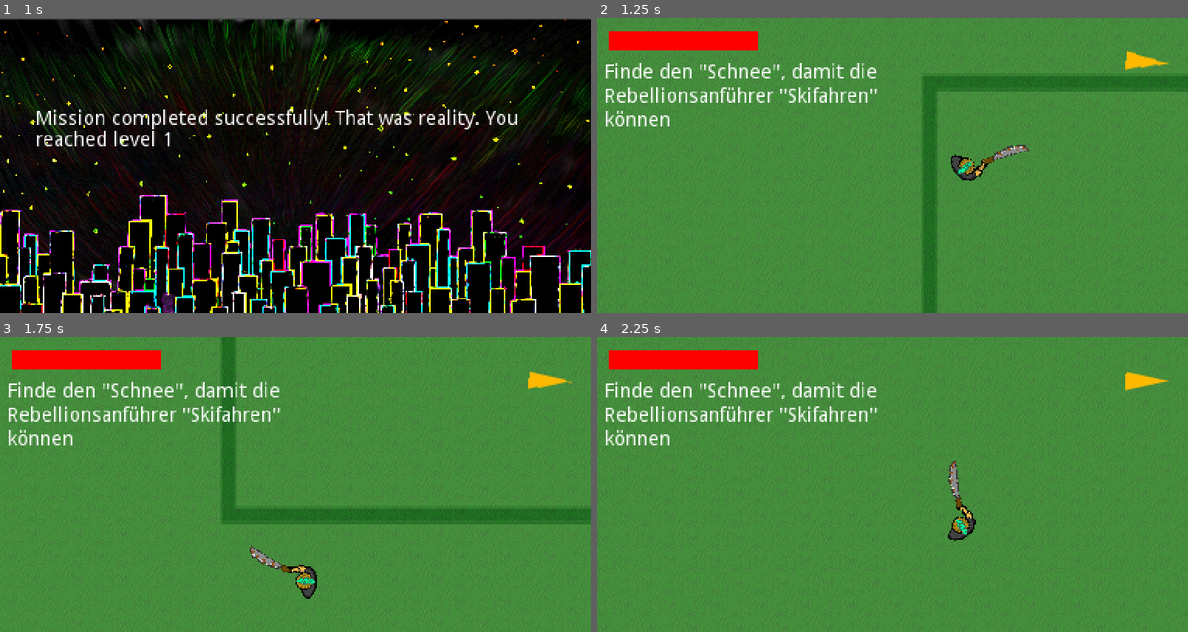
Above: before the commit, frames 1-4 (two rows, left to right).
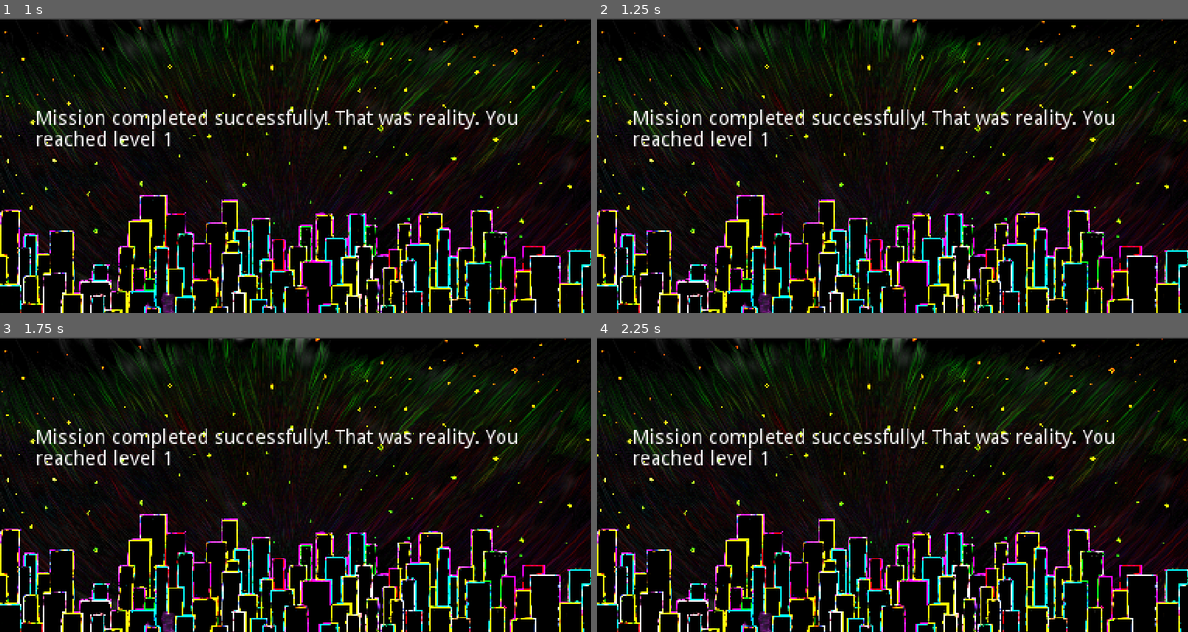
Above: after the commit, the same moments.

Repository: Phantonia/gamejam-2022
Game: Godot game, scene res://gameOver.tscn
The game is run twice, just before and just after one commit, with the same random seed, the same clock (stepped at 60 frames per second) and the same inputs. This scene is started directly instead of the project's main scene.
Inputs (mouse positions are in pixels of both pictures, inside the frame that each line leads up to):
- Up to frame 1 (1 s): tap Enter at 0.5 s; move the mouse to (425, 150) at 0.52 s; hold D from 0.53 s (still down); click (425, 150) at 0.67 s; tap Space (ui_select) at 0.77 s
- Up to frame 2 (1.25 s): keep holding D
- Up to frame 3 (1.75 s): move the mouse to (177, 499) at 1.27 s; release D at 1.28 s; hold S from 1.28 s (still down); tap Space (ui_select) at 1.52 s
- Up to frame 4 (2.25 s): move the mouse to (951, 419) at 2.02 s; release S at 2.03 s; hold D from 2.03 s (still down)

Frame 1 is identical in both runs. In frame 2, 100% of the frame differs, in the area x 0-100%, y 0-100%; in frame 3, 100%; in frame 4, 100%.

Commit message:
add party never ends

Diff:
--- a/gameOver.gd
+++ b/gameOver.gd
@@ -24,6 +24,6 @@
 	$label.text = msg
 
 func _input(event):
-	if event is InputEventKey:
+	if false and event is InputEventKey:
 		yield(get_tree().create_timer(.5), "timeout")
 		get_tree().change_scene("res://game.tscn")
--- a/gameOver.tscn
+++ b/gameOver.tscn
@@ -1,7 +1,8 @@
-[gd_scene load_steps=3 format=2]
+[gd_scene load_steps=4 format=2]
 
 [ext_resource path="res://assets/background_game_over.png" type="Texture" id=1]
 [ext_resource path="res://gameOver.gd" type="Script" id=2]
+[ext_resource path="res://PartyNeverStops.mp3" type="AudioStream" id=3]
 
 [node name="gameOver" type="Node2D"]
 script = ExtResource( 2 )
@@ -17,3 +18,7 @@
 margin_right = 405.0
 margin_bottom = 498.0
 text = "Mission failed..."
+
+[node name="AudioStreamPlayer" type="AudioStreamPlayer" parent="."]
+stream = ExtResource( 3 )
+autoplay = true
Not shown, added: PartyNeverStops.mp3
